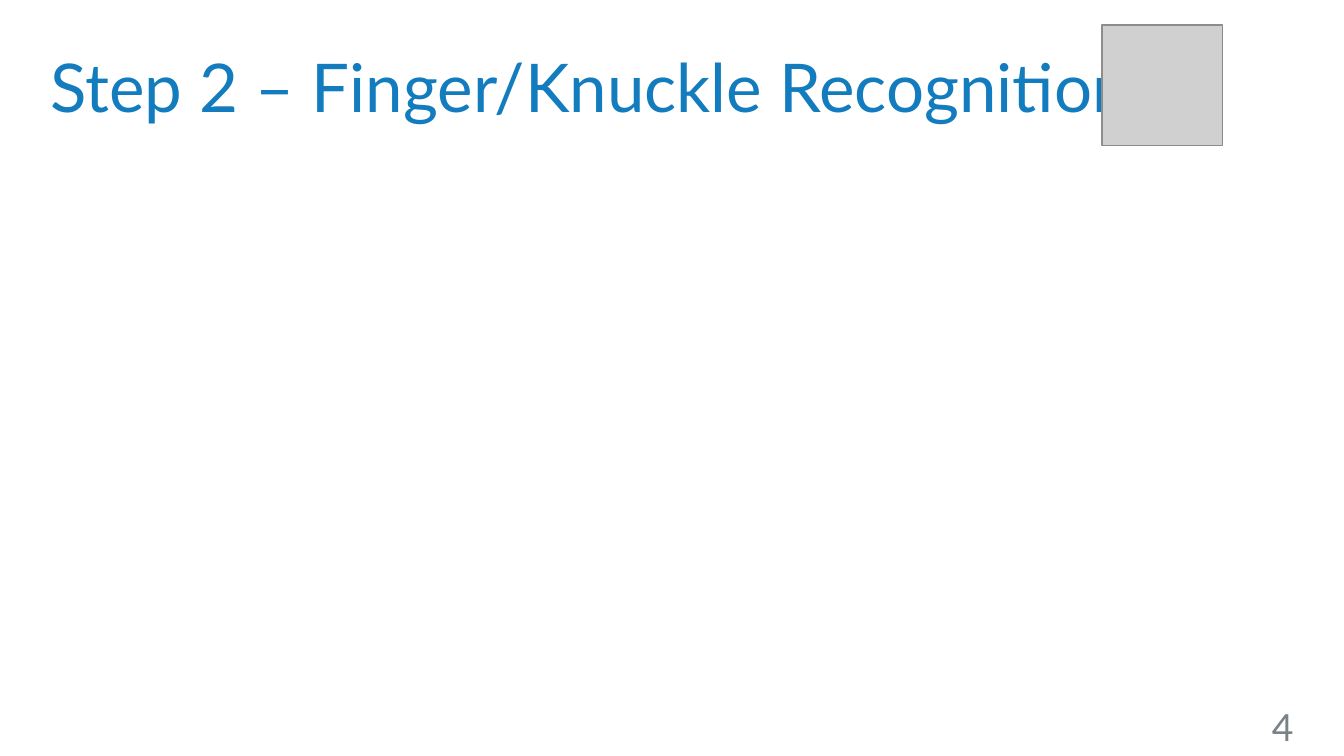
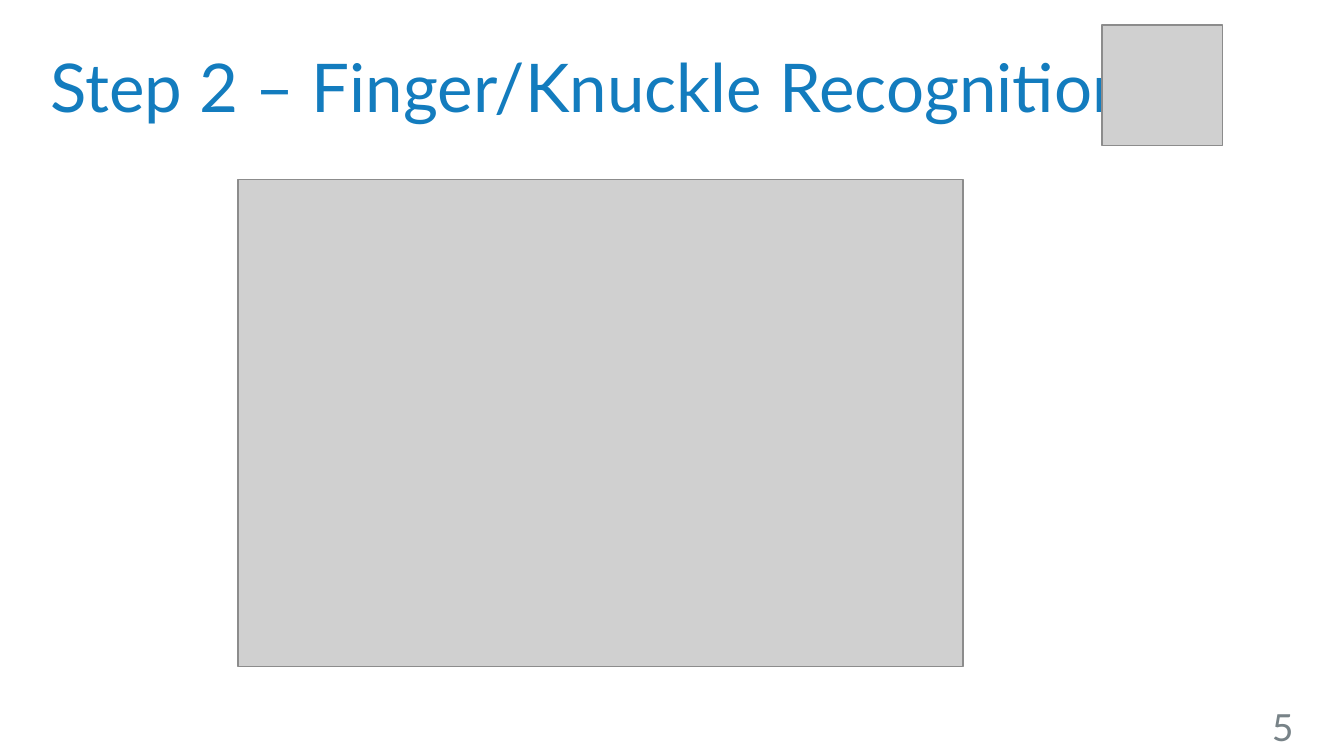
Before and after one commit to robsch94/FaPraKnuckleInput, a slide deck: slide 5 of Presentations/InterimPresentation.pptx (slide 4 before the commit). Drawn at 1344x756 pixels with LibreOffice and Linux fonts; fonts in the diff are those of the drawing; grey boxes stand for pictures; background and template pictures are left out. Boxes give left, top, right and bottom in pixels: in the first picture for what was removed or moved away, otherwise in the second. Text is boxed around its words. In the diff, an @@ line names an element or a change of style, - is before the commit and + after.

Commit message:
Added Step 2 images and CNN model

```diff
--- a/Presentations/InterimPresentation.pptx
+++ b/Presentations/InterimPresentation.pptx
@@ picture added at (238,180,964,667) @@
@@ page number at (1272,714,1294,741): text changed @@
-4
+5
```
Also in this commit, not shown: 2 slides added.
